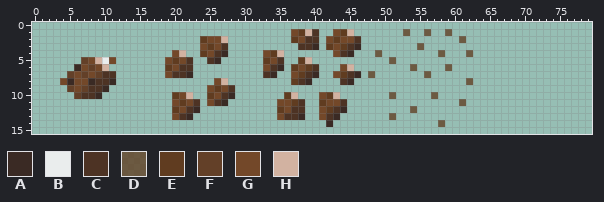
A sprite sheet gets an edit: Assets/Sprites/Particles/dirt.png. The picture above is the old version.
The file is 80x16 pixels. Colours within 5 levels of each other are drawn and written as one.
Palette (. is transparent): A #3a2a24  B #eaeded  C #4d3324  D #603c20c5  E #603c20  F #634028  G #734829  H #d2b2a1
Pixels before, first column x 4:
 1 .................................GEHC..GEH.......D..D..D...
 2 ....................EGGH.........EGCC.GEGGC..............D.
 3 ....................GEGC..........CCA.EGECA........D.......
 4 ................GH..EGCA.....GEH.......GCA...D........D...D
 5 ...FGHBG.......GEGC..CA......EGC..EH...........D...........
 6 ..AGFGH........EGCC..........GCA.EGEC...GH........D....D...
 7 .FGFGFCC.......GCCA..........CA..GECA..GECA.D.......D......
 8 GAGGACCA..............GH.........ECA....CA................D
 9 .FGFCCA..............GEGC..................................
10 ..FCCA..........EGH..EGCA.......EH...GEH.......D.....D.....
11 ................GEGC.GCA.......GGEC..EGGC................D.
12 ................EGCA...........EGCC..GECA.........D........
13 ................GCA............GCCA..GCA.......D...........
14 ......................................A...............D....
After the commit:
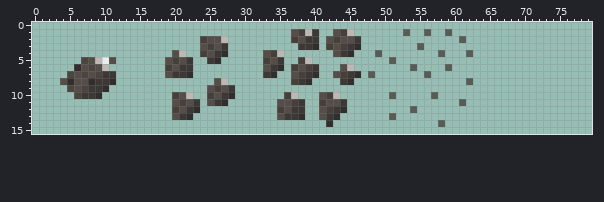
Changes in this commit:
colour A: #3a2a24 -> #312e2d
colour C: #4d3324 -> #3c3835
colour D: #603c20c5 -> #463f3ac5
colour E: #603c20 -> #463f3a
colour F: #634028 -> #4b4540
colour G: #734829 -> #554d47
colour H: #d2b2a1 -> #beb8b5
Boxes around the changes in both pictures, in picture pixels (x1, y1, x2, y2):
changed: (263, 29, 473, 127)
changed: (165, 36, 235, 120)
changed: (60, 57, 116, 99)
